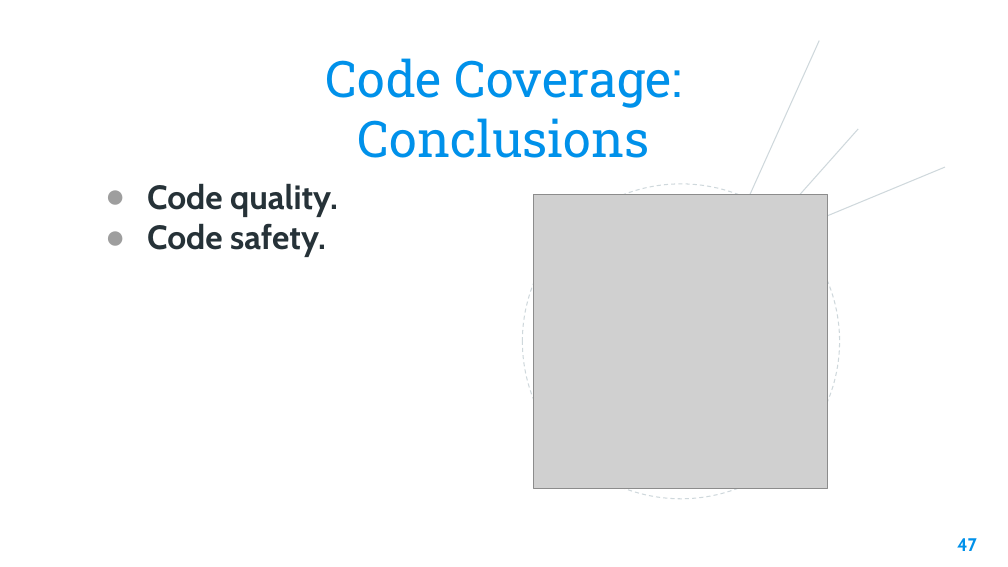
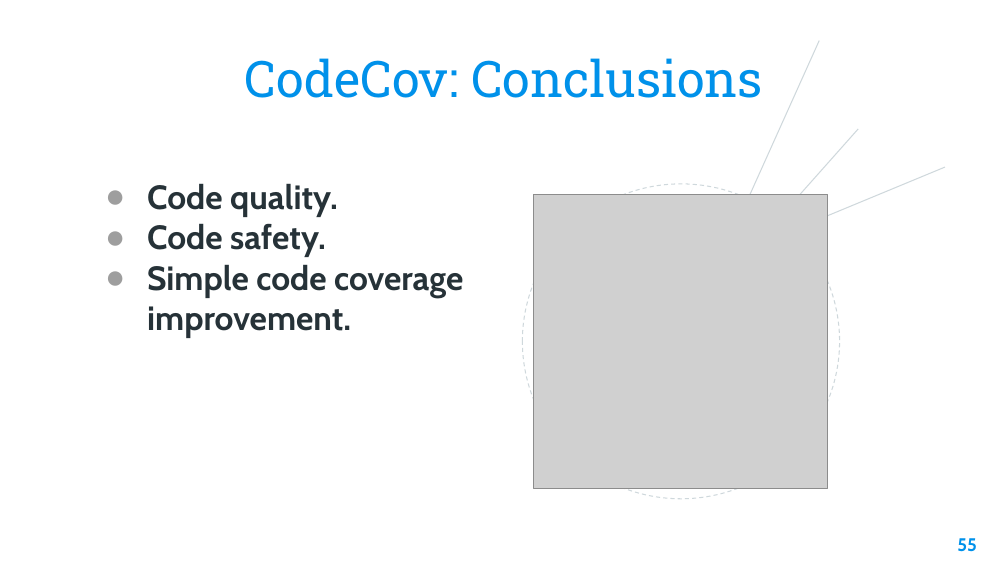
Before and after one commit to ULL-ESIT-PAI-2021-2022/2021-2022-pai-tdd-codecov-gabriel-pablo, a slide deck: slide 55 of slides/TDD+Coverage.pptx (slide 47 before the commit). Drawn at 1008x567 pixels with LibreOffice and Linux fonts; fonts in the diff are those of the drawing; grey boxes stand for pictures; background and template pictures are left out. Boxes give left, top, right and bottom in pixels: in the first picture for what was removed or moved away, otherwise in the second. Text is boxed around its words. In the diff, an @@ line names an element or a change of style, - is before the commit and + after.

```diff
--- a/slides/TDD+Coverage.pptx
+++ b/slides/TDD+Coverage.pptx
@@ text at <box>244,58,763,98</box>: text changed @@
-Code Coverage: Conclusions
+CodeCov: Conclusions
@@ text at <box>147,264,463,338</box>: paragraph added @@
+● Simple code coverage improvement.
@@ page number at <box>957,538,977,552</box>: text changed @@
-47
+55
```
Also in this commit, not shown: 10 other slides changed, 9 slides added, 1 slide removed, 2 other files.
